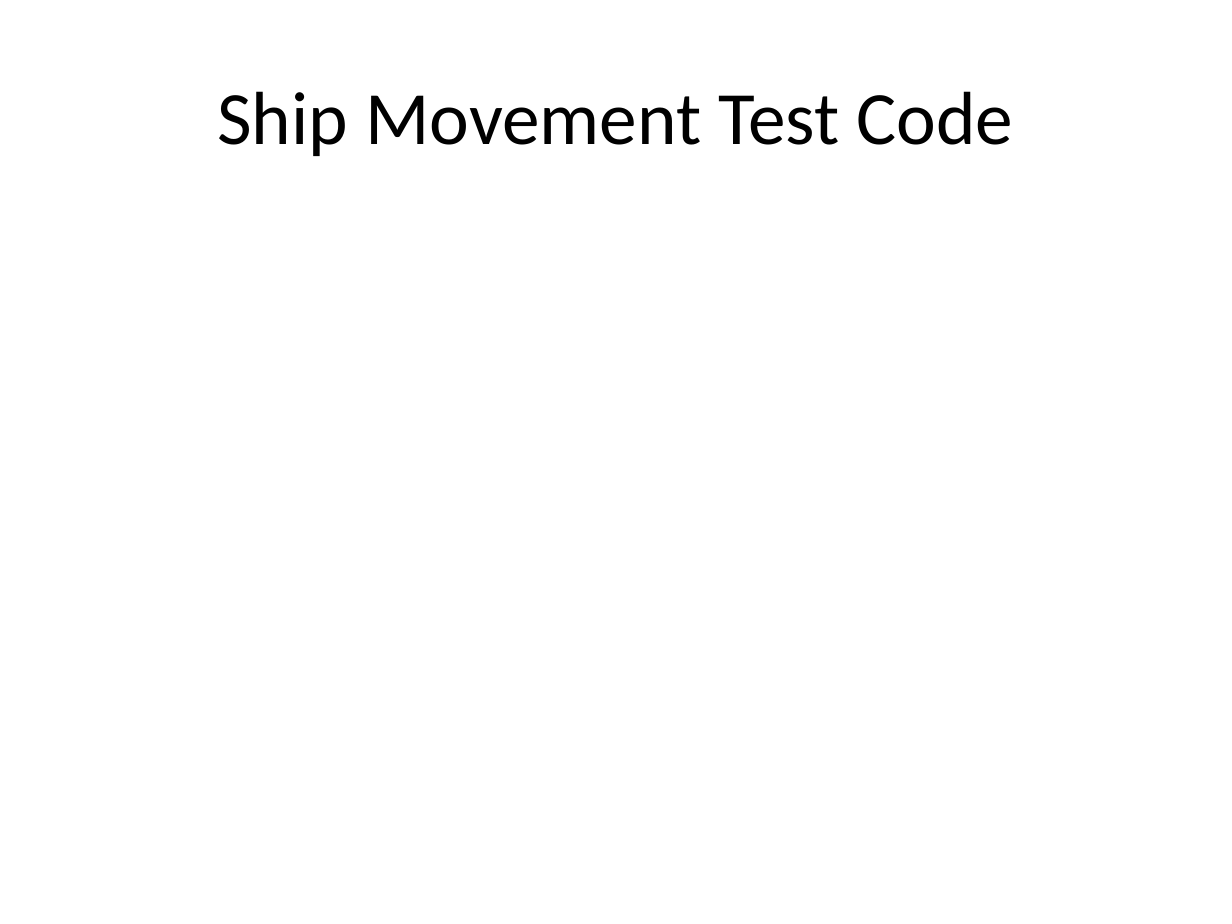
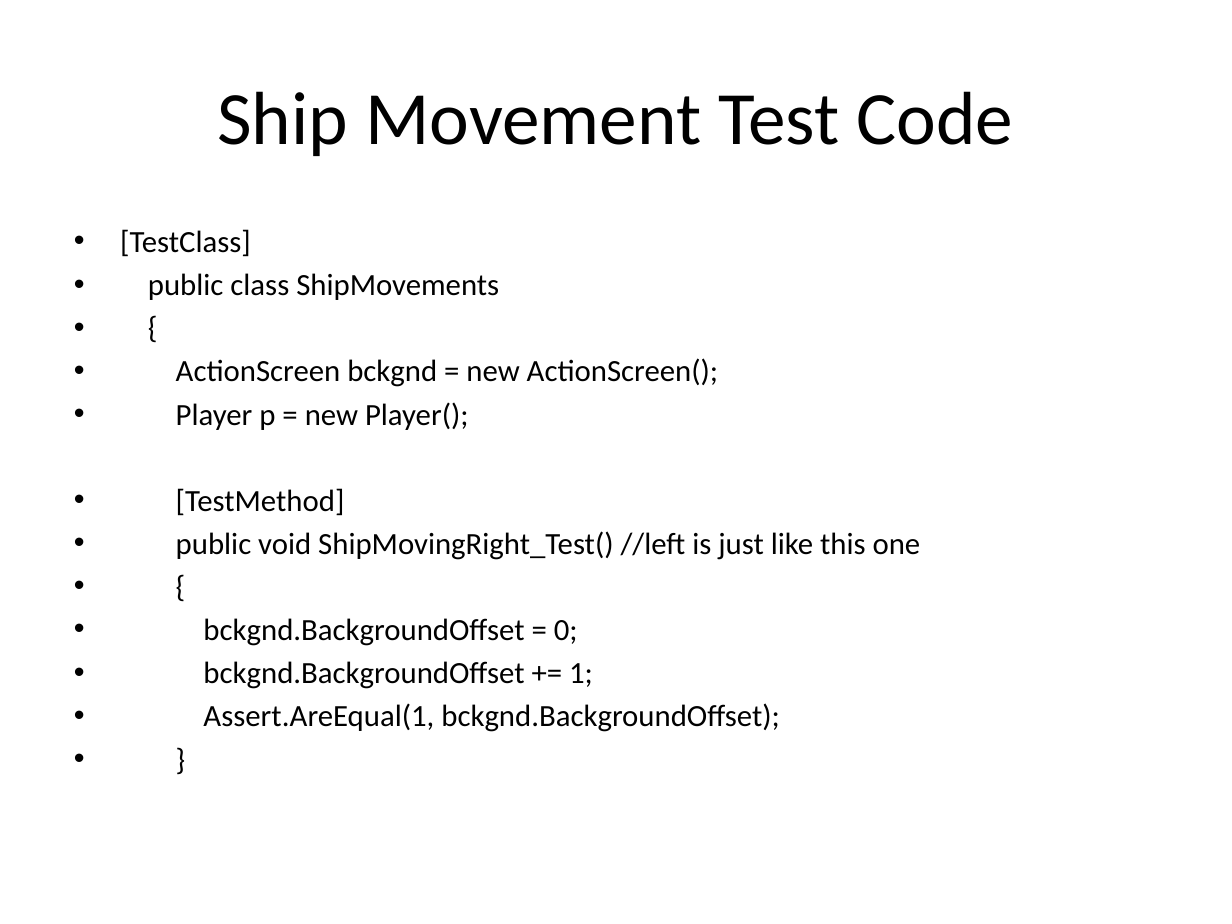
Before and after one commit to csce3513/Team15, a slide deck: slide 5 of Project Starfighter 1.1.pptx. Drawn at 1232x924 pixels with LibreOffice and Linux fonts; fonts in the diff are those of the drawing; background and template pictures are left out. Boxes give left, top, right and bottom in pixels: in the first picture for what was removed or moved away, otherwise in the second. Text is boxed around its words. In the diff, an @@ line names an element or a change of style, - is before the commit and + after.

Commit message:
power point has test code for ship movement

```diff
--- a/Project Starfighter 1.1.pptx
+++ b/Project Starfighter 1.1.pptx
@@ text added at box(120, 229, 921, 732), 18 pt, text #000000 @@
+• [TestClass]
+• public class ShipMovements
+• {
+• ActionScreen bckgnd = new ActionScreen();
+• Player p = new Player();
+• [TestMethod]
+• public void ShipMovingRight_Test() //left is just like this one
+• {
+• bckgnd.BackgroundOffset = 0;
+• bckgnd.BackgroundOffset += 1;
+• Assert.AreEqual(1, bckgnd.BackgroundOffset);
+• }
```
Also in this commit, not shown: 1 slide added, 37 other files.
